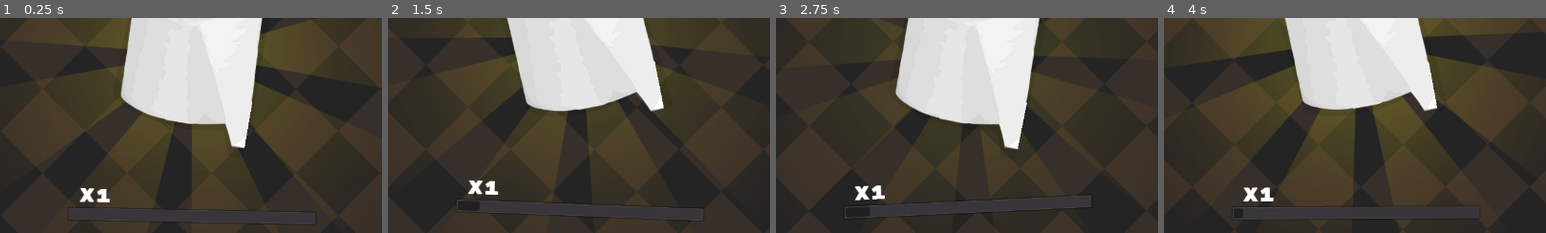
Above: before the commit, frames 1-4 (left to right).
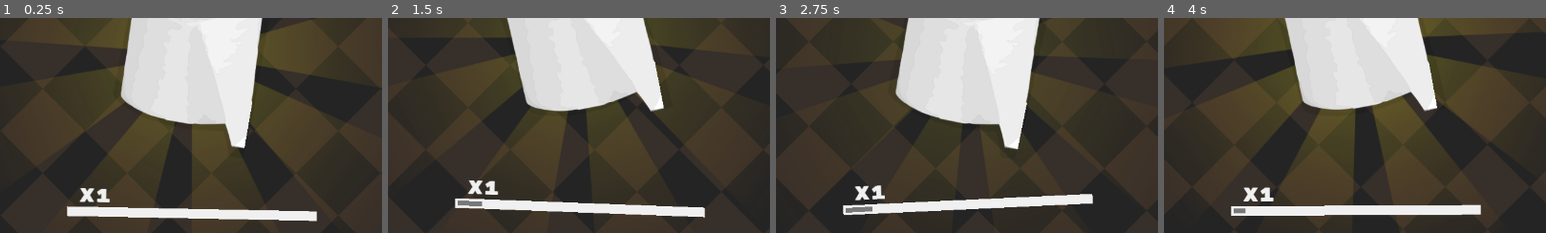
Above: after the commit, the same moments.

Repository: magwoo/PaperClicker
Game: Godot game, scene res://gameplay/game.tscn
Same seed, same stepped clock (60 frames per second), same inputs: the game is played once before the commit and once after it.
Inputs (mouse positions are % of the whole screen's width and height, from its top left):
- Up to frame 1 (0.25 s): no input
- Up to frame 2 (1.5 s): click (48, 50) at 0.5 s; click (48, 50) at 1.25 s
- Up to frame 3 (2.75 s): click (48, 50) at 2 s
- Up to frame 4 (4 s): move the mouse to (72, 45) at 2.77 s; move the mouse to (30, 55) at 3.52 s
The pictures show only the part of the screen within x 23-73%, y 43-93%; the shares and areas given below are measured in that part.

The runs differ from the first frame. In frame 1, 3.1% of the frame differs, in the area x 17-83%, y 87-96%; in frame 2, 3.2%; in frame 3, 3.2%, in the area x 17-83%, y 77-94%; in frame 4, 3.1%.

Commit message:
added temp node

Diff:
--- a/gameplay/game.tscn
+++ b/gameplay/game.tscn
@@ -1,10 +1,11 @@
-[gd_scene load_steps=7 format=2]
+[gd_scene load_steps=8 format=2]
 
 [ext_resource path="res://gameplay/game.gd" type="Script" id=1]
 [ext_resource path="res://menu/shop/shop.tscn" type="PackedScene" id=2]
 [ext_resource path="res://gameplay/paper/paper.tscn" type="PackedScene" id=3]
 [ext_resource path="res://resources/fonts/rubik.ttf" type="DynamicFontData" id=4]
 [ext_resource path="res://menu/multiplier_bar/multiplier_bar.tscn" type="PackedScene" id=5]
+[ext_resource path="res://gameplay/temp.gd" type="Script" id=6]
 
 [sub_resource type="DynamicFont" id=1]
 size = 64
@@ -32,7 +33,7 @@
 margin_left = -296.0
 margin_right = 296.0
 margin_bottom = 160.0
-custom_colors/font_color = Color( 0.87451, 0.87451, 0.87451, 1 )
+custom_colors/font_color = Color( 0.941176, 0.941176, 0.941176, 1 )
 custom_fonts/font = SubResource( 1 )
 text = "123"
 align = 1
@@ -46,3 +47,6 @@
 margin_left = 1236.0
 margin_right = 1280.0
 margin_bottom = 1456.0
+
+[node name="Temp" type="Node" parent="."]
+script = ExtResource( 6 )
--- /dev/null
+++ b/gameplay/press_number/press_number.gd
@@ -0,0 +1,2 @@
+class_name PressNumber
+extends Label
--- /dev/null
+++ b/gameplay/press_number/press_number.tscn
@@ -0,0 +1,17 @@
+[gd_scene load_steps=4 format=2]
+
+[ext_resource path="res://resources/fonts/rubik.ttf" type="DynamicFontData" id=1]
+[ext_resource path="res://gameplay/press_number/press_number.gd" type="Script" id=2]
+
+[sub_resource type="DynamicFont" id=1]
+size = 32
+use_filter = true
+font_data = ExtResource( 1 )
+
+[node name="PressNumber" type="Label"]
+margin_right = 40.0
+margin_bottom = 14.0
+custom_colors/font_color = Color( 0.941176, 0.941176, 0.941176, 1 )
+custom_fonts/font = SubResource( 1 )
+text = "+1"
+script = ExtResource( 2 )
--- /dev/null
+++ b/gameplay/temp.gd
@@ -0,0 +1,9 @@
+extends Node
+
+
+func _ready() -> void:
+	Events.connect('spawn_temp_node', self, 'spawn_temp_node')
+
+
+func spawn_temp_node(node: Node) -> void:
+	self.add_child(node)
--- /dev/null
+++ b/global/events.gd
@@ -0,0 +1,3 @@
+extends Node
+
+signal spawn_temp_node(node)
--- a/menu/multiplier_bar/multiplier_bar.tscn
+++ b/menu/multiplier_bar/multiplier_bar.tscn
@@ -1,8 +1,19 @@
-[gd_scene load_steps=5 format=2]
+[gd_scene load_steps=7 format=2]
 
 [ext_resource path="res://resources/fonts/rubik.ttf" type="DynamicFontData" id=1]
 [ext_resource path="res://menu/multiplier_bar/multiplier_bar.gd" type="Script" id=2]
 [ext_resource path="res://menu/multiplier_bar/curve.tres" type="Curve" id=3]
+
+[sub_resource type="StyleBoxFlat" id=3]
+bg_color = Color( 0.470588, 0.470588, 0.470588, 1 )
+border_width_left = 4
+border_width_top = 4
+border_width_right = 4
+border_width_bottom = 4
+border_color = Color( 0.8, 0.8, 0.8, 0 )
+
+[sub_resource type="StyleBoxFlat" id=4]
+bg_color = Color( 0.941176, 0.941176, 0.941176, 1 )
 
 [sub_resource type="DynamicFont" id=2]
 size = 32
@@ -17,10 +28,12 @@
 margin_left = -209.0
 margin_top = -74.0
 margin_right = 209.0
-margin_bottom = -50.0
+margin_bottom = -58.0
+custom_styles/fg = SubResource( 3 )
+custom_styles/bg = SubResource( 4 )
 min_value = 1.0
-max_value = 10.0
-value = 4.0
+max_value = 2.0
+value = 1.35
 percent_visible = false
 script = ExtResource( 2 )
 animation_curve = ExtResource( 3 )
@@ -32,6 +45,7 @@
 margin_top = -38.0
 margin_right = -345.0
 margin_bottom = -22.0
+custom_colors/font_color = Color( 0.941176, 0.941176, 0.941176, 1 )
 custom_fonts/font = SubResource( 2 )
 text = "X5"
 valign = 2
--- a/project.godot
+++ b/project.godot
@@ -24,6 +24,11 @@
 "language": "GDScript",
 "path": "res://gameplay/paper/paper.gd"
 }, {
+"base": "Label",
+"class": "PressNumber",
+"language": "GDScript",
+"path": "res://gameplay/press_number/press_number.gd"
+}, {
 "base": "MarginContainer",
 "class": "Shop",
 "language": "GDScript",
@@ -33,6 +38,7 @@
 "Game": "",
 "MultiplierBar": "",
 "Paper": "",
+"PressNumber": "",
 "Shop": ""
 }
 
@@ -49,6 +55,7 @@
 Background="*res://global/background/background.tscn"
 Data="*res://global/data.gd"
 Music="*res://global/music/music.tscn"
+Events="*res://global/events.gd"
 
 [debug]
 
